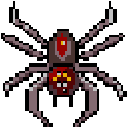
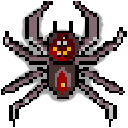
Revision of a layered (128, 128) image; what changed, layer by layer:
painted on "Layer" over (x1=1, y1=1, x2=127, y2=127)
added layer "Layer #1" (37%) over (x1=9, y1=6, x2=120, y2=106)
